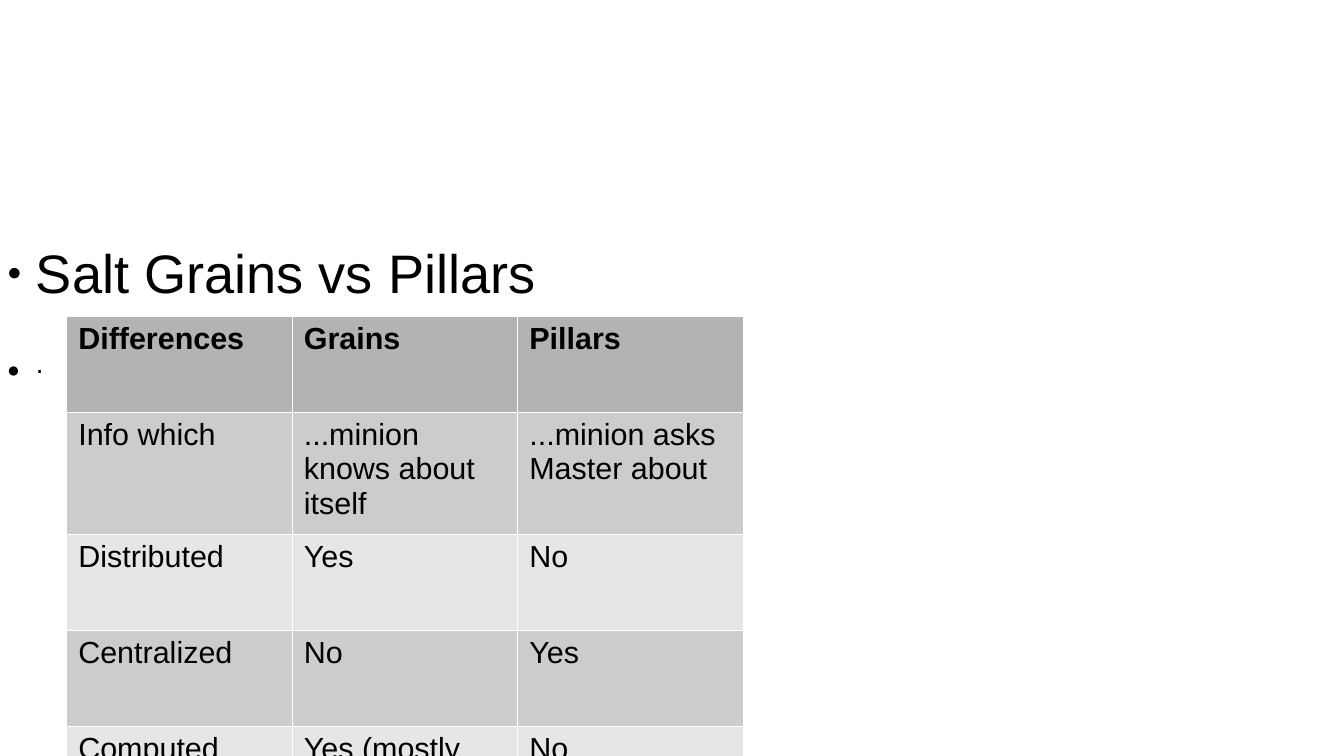
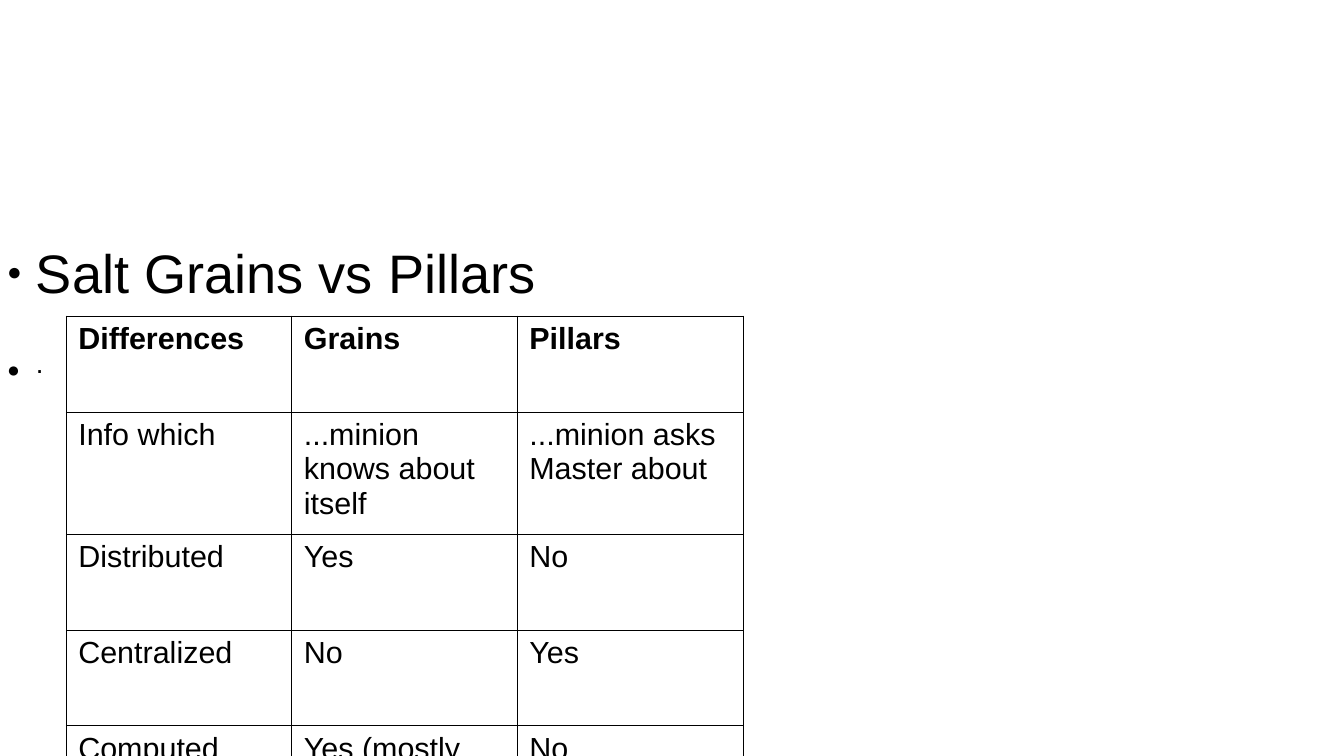
Before and after one commit to redmage123/Introduction-to-Saltstack, a slide deck: slide 99 of docs/Introduction-to-saltstack.odp. Drawn at 1344x756 pixels with LibreOffice and Linux fonts; fonts in the diff are those of the drawing; background and template pictures are left out. Boxes give left, top, right and bottom in pixels: in the first picture for what was removed or moved away, otherwise in the second. Text is boxed around its words. In the diff, an @@ line names an element or a change of style, - is before the commit and + after.

```diff
--- a/docs/Introduction-to-saltstack.odp
+++ b/docs/Introduction-to-saltstack.odp
@@ table at [66, 316, 743, 756] @@
@@ fill #B3B3B3 to none in row 1 @@
@@ fill #CCCCCC to none in 6 cells @@
@@ fill #E6E6E6 to none in 6 cells @@
@@ borders changed @@
```
Also in this commit, not shown: 20 other slides changed, 41 slides added, 3 other files.
